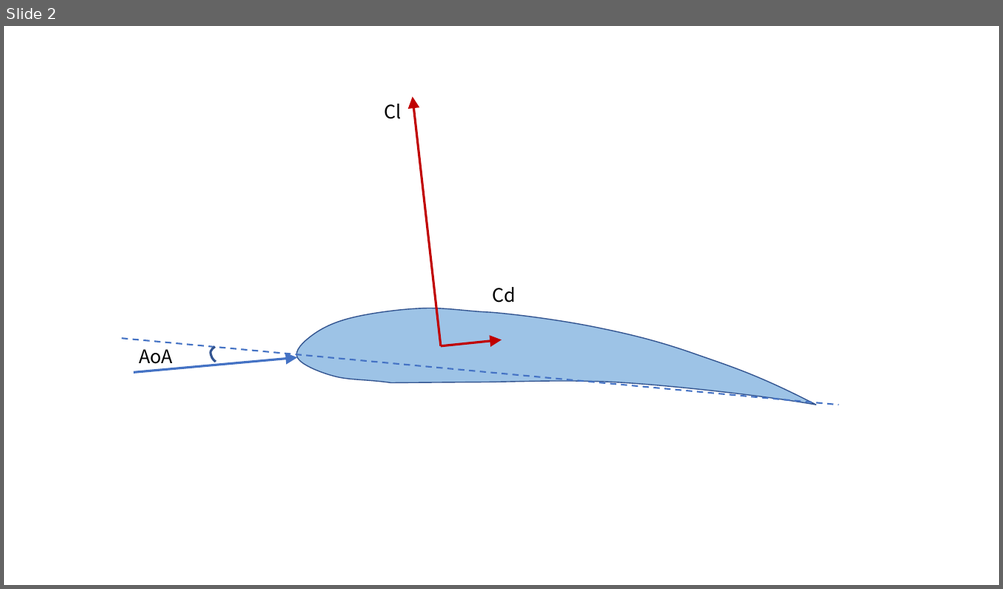
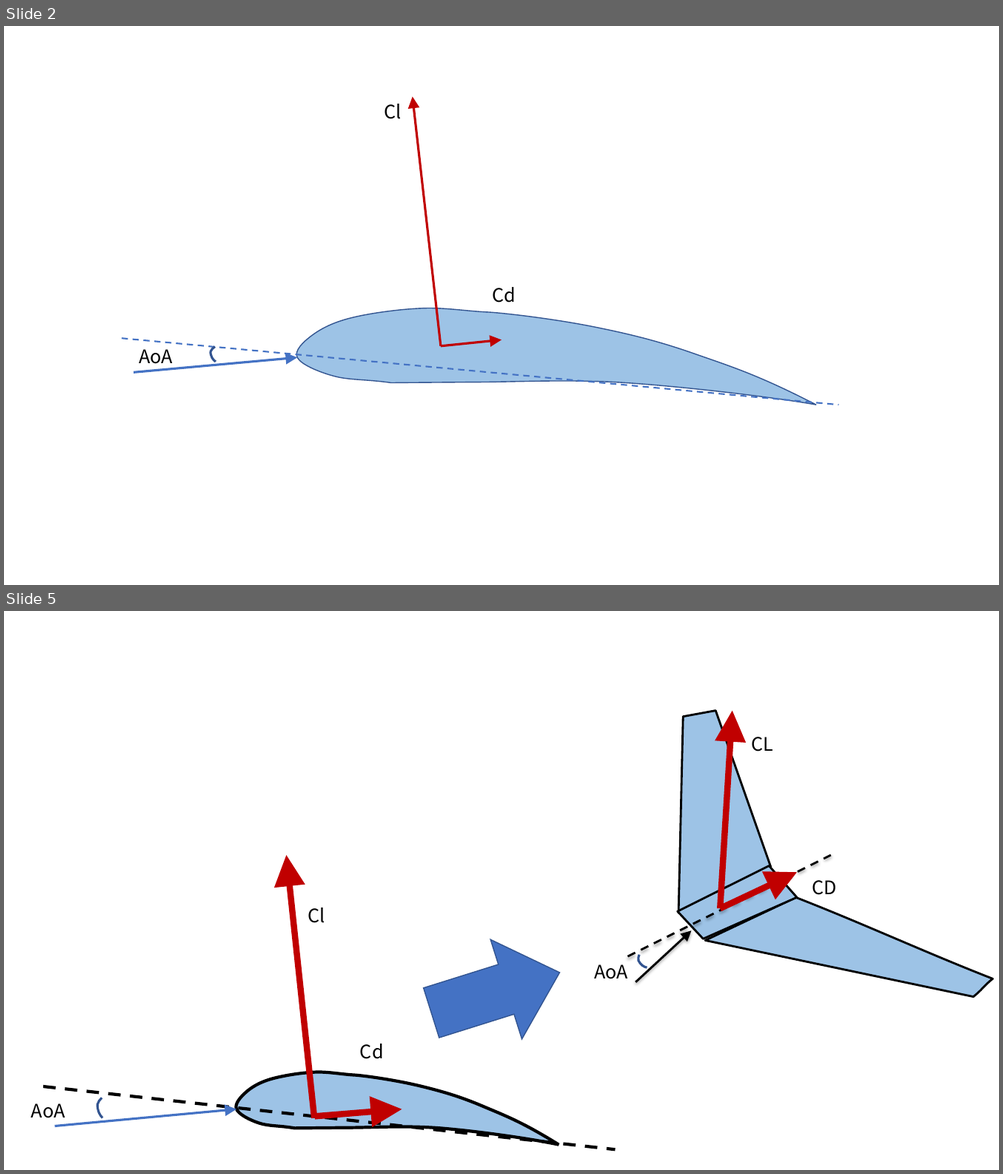
Before and after one commit to zeta-plusplus/AircraftDynamics, a slide deck: figs/makeFigs.pptx. Shown one above the other, each under a label of ours: slide 2 before the commit, slides 2 and 5 after it; the slides between them are not shown. The pictures are 1003x589 and 1003x1174 pixels, drawn with LibreOffice and Linux fonts; fonts in the diff are those of the drawing. Boxes give left, top, right and bottom in pixels: in the first picture for what was removed or moved away, otherwise in the second. Text is boxed around its words. In the diff, an @@ line names an element or a change of style, - is before the commit and + after.

```diff
--- a/figs/makeFigs.pptx
+++ b/figs/makeFigs.pptx
@@ slide 5 added at box(4, 611, 999, 1170), background #FFFFFF @@
@@ group added at box(31, 711, 994, 1150): 6 freeform shapes, 6 arrows, 6 texts, 2 lines, 1 right arrow @@
+AoA
+CL
+CD
+AoA
+Cl
+Cd
```
Also in this commit, not shown: 4 other slides added, 18 other files.
